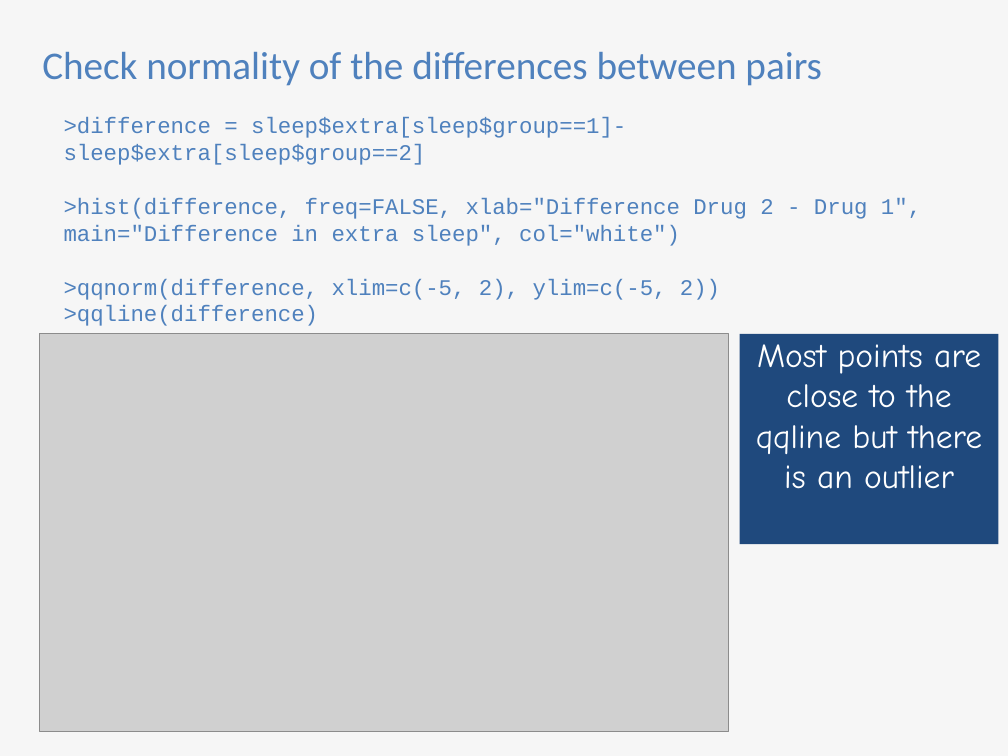
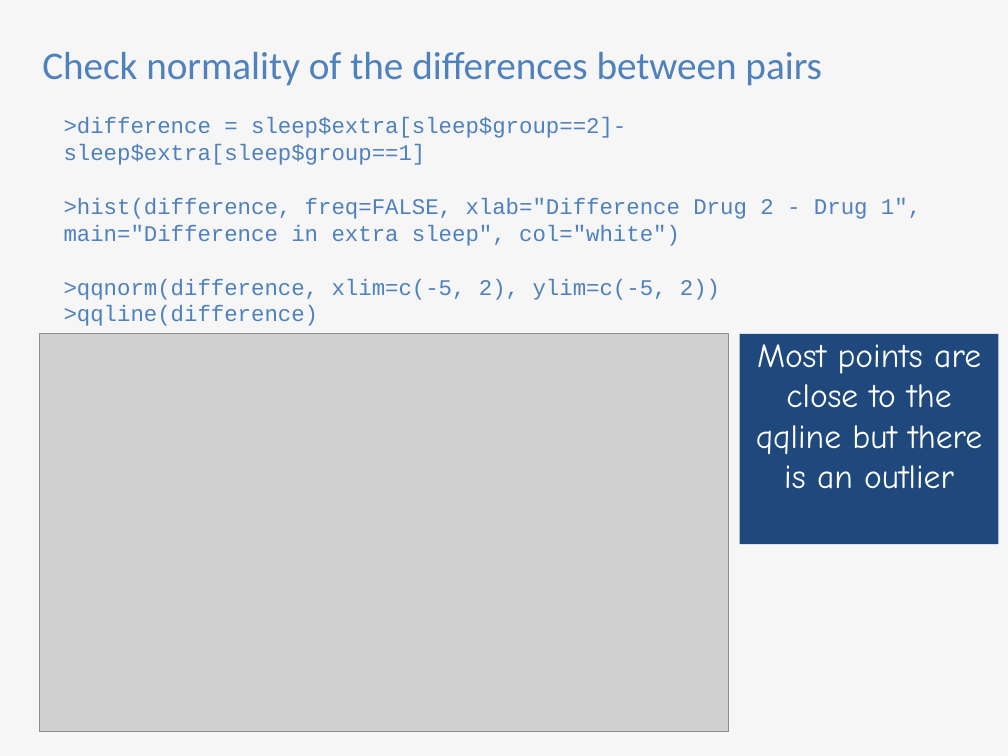
Before and after one commit to sib-swiss/first-steps-with-R-training, a slide deck: slide 20 of assets/pptx/First-steps-with-R_day2_afternoon.pptx. Drawn at 1008x756 pixels with LibreOffice and Linux fonts; fonts in the diff are those of the drawing; grey boxes stand for pictures. Boxes give left, top, right and bottom in pixels: in the first picture for what was removed or moved away, otherwise in the second. Text is boxed around its words. In the diff, an @@ line names an element or a change of style, - is before the commit and + after.

```diff
--- a/assets/pptx/First-steps-with-R_day2_afternoon.pptx
+++ b/assets/pptx/First-steps-with-R_day2_afternoon.pptx
@@ text at [64,117,626,165]: text changed @@
->difference = sleep$extra[sleep$group==1]-sleep$extra[sleep$group==2]
+>difference = sleep$extra[sleep$group==2]-sleep$extra[sleep$group==1]
```
Also in this commit, not shown: 6 other slides changed, 7 slides removed, 2 other files.
